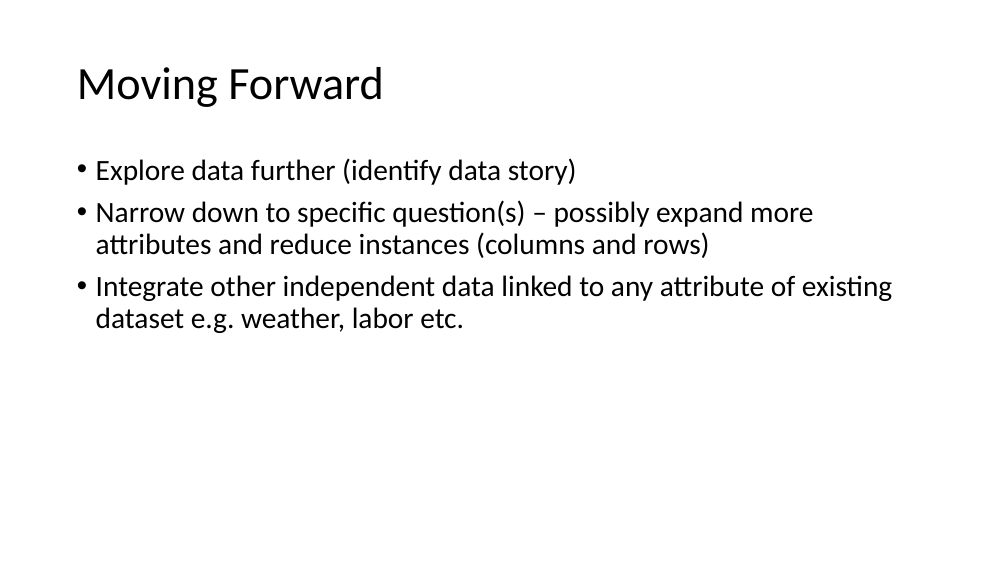
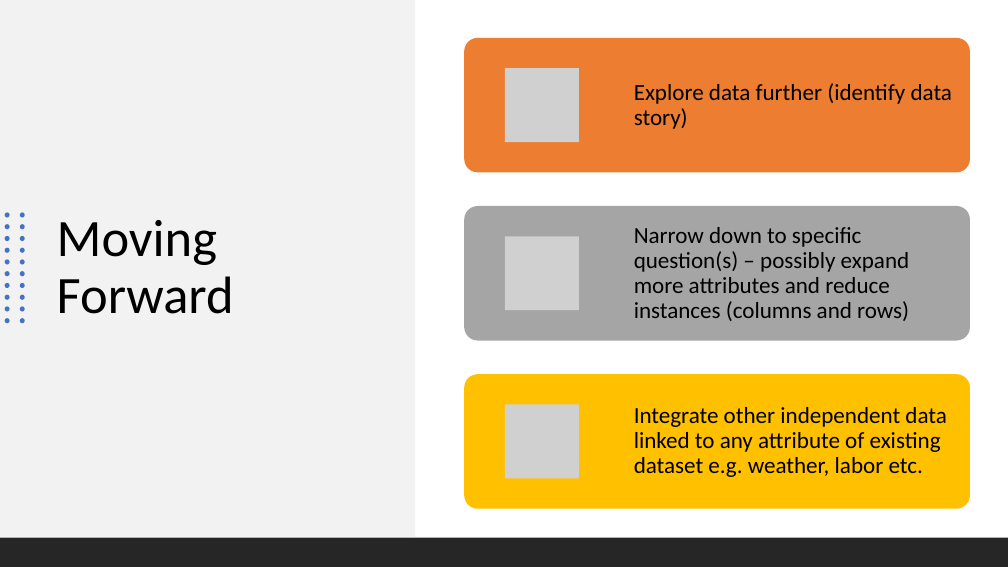
Before and after one commit to hekaplex/2021_04_DSI_WDX2, a slide deck: slide 6 of yanick.anagho@divergence.one/Capstone Presentation_User Ratings - Products.pptx (slide 4 before the commit). Drawn at 1008x567 pixels with LibreOffice and Linux fonts; fonts in the diff are those of the drawing; grey boxes stand for pictures. Boxes give left, top, right and bottom in pixels: in the first picture for what was removed or moved away, otherwise in the second. Text is boxed around its words. In the diff, an @@ line names an element or a change of style, - is before the commit and + after.

```diff
--- a/yanick.anagho@divergence.one/Capstone Presentation_User Ratings - Products.pptx
+++ b/yanick.anagho@divergence.one/Capstone Presentation_User Ratings - Products.pptx
@@ rectangle added at (0, 0, 415, 537), fill #F2F2F2 @@
@@ title "Moving Forward": place and size @@
-title "Moving Forward" at (77, 67, 384, 107)
+title "Moving Forward" at (57, 220, 234, 314)
@@ title "Moving Forward" at (57, 220, 234, 314): size 44 to 50 pt @@
@@ text removed at (96, 158, 892, 333) @@
-• Explore data further (identify data story)
-• Narrow down to specific question(s) – possibly expand more attributes and reduce instances (columns and rows)
-• Integrate other independent data linked to any attribute of existing dataset e.g. weather, labor etc.
@@ group added at (5, 212, 25, 323): 20 ellipses @@
@@ group added at (464, 38, 970, 509): 3 rounded rectangles, 3 pictures, 3 texts @@
+Explore data further (identify data story)
+Narrow down to specific question(s) – possibly expand more attributes and reduce instances (columns and rows)
+Integrate other independent data linked to any attribute of existing dataset e.g. weather, labor etc.
@@ rectangle added at (0, 538, 1008, 567), fill #262626 @@
```
Also in this commit, not shown: 3 other slides changed, 2 slides added.
